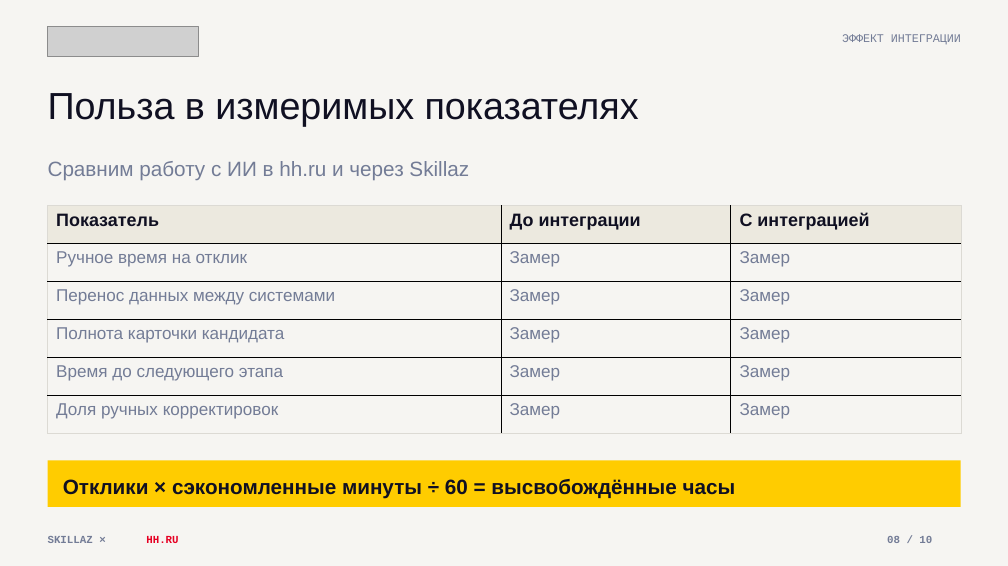
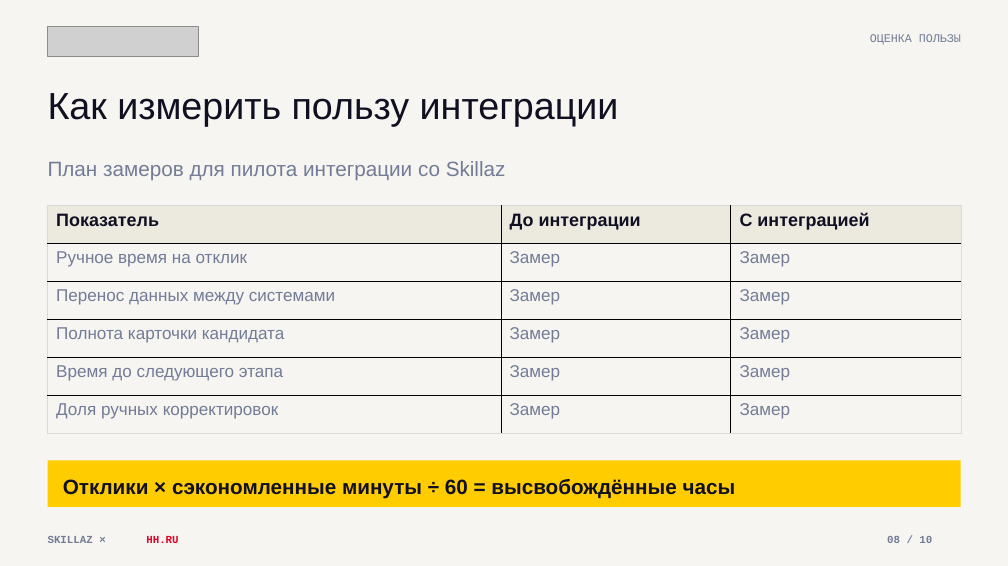
Before and after one commit to nastenakargina17-sudo/skillaz-hh-presentation, a slide deck: slide 8 of Skillaz-hh-Integration.pptx. Drawn at 1008x566 pixels with LibreOffice and Linux fonts; fonts in the diff are those of the drawing; grey boxes stand for pictures. Boxes give left, top, right and bottom in pixels: in the first picture for what was removed or moved away, otherwise in the second. Text is boxed around its words. In the diff, an @@ line names an element or a change of style, - is before the commit and + after.

```diff
--- a/Skillaz-hh-Integration.pptx
+++ b/Skillaz-hh-Integration.pptx
@@ text at (870, 34, 961, 44): text changed @@
-ЭФФЕКТ ИНТЕГРАЦИИ
+ОЦЕНКА ПОЛЬЗЫ
@@ text at (48, 93, 619, 126): text changed @@
-Польза в измеримых показателях
+Как измерить пользу интеграции
@@ text at (48, 161, 506, 180): text changed @@
-Сравним работу с ИИ в hh.ru и через Skillaz
+План замеров для пилота интеграции со Skillaz
```
Also in this commit, not shown: 9 other slides changed, 1 other file.
